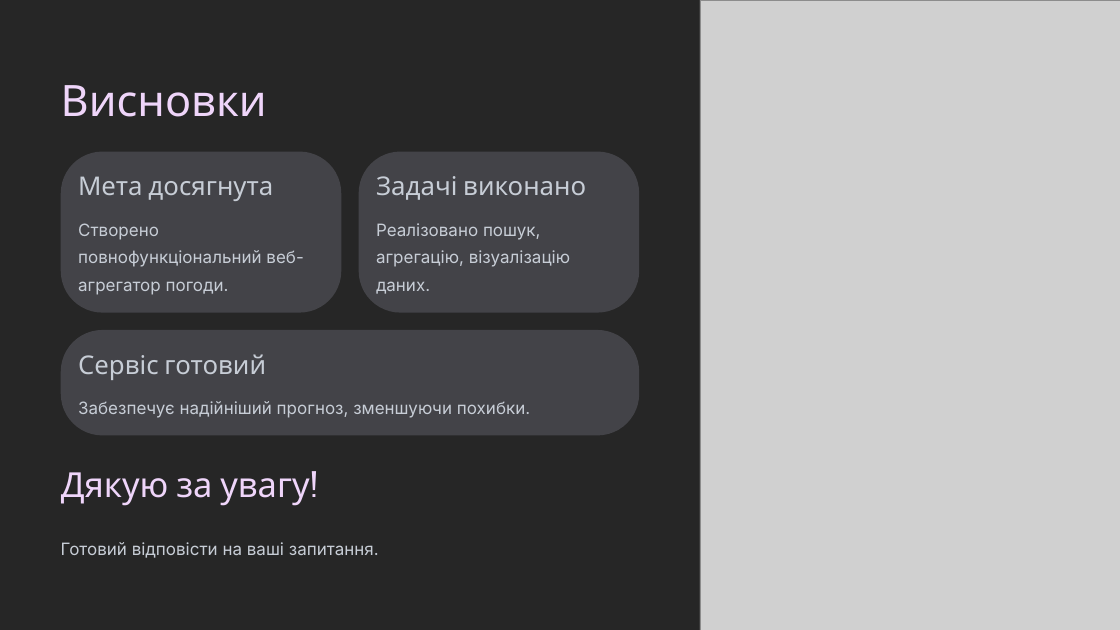
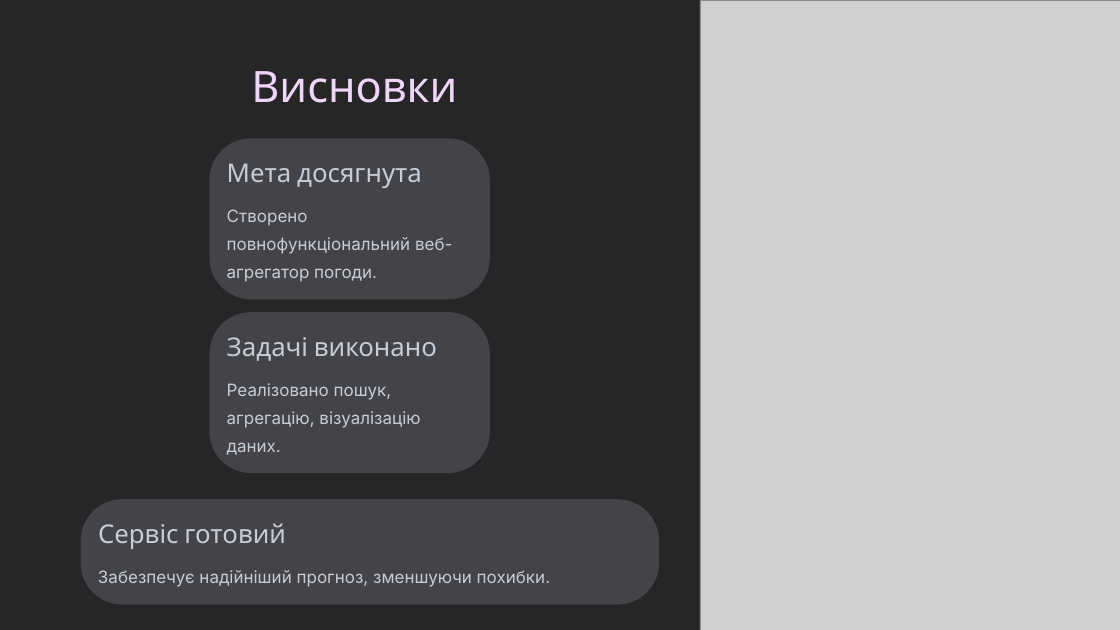
Before and after one commit to IlyaViz/weather-aggregator, a slide deck: slide 11 of docs/Презентація.pptx. Drawn at 1120x630 pixels with LibreOffice and Linux fonts; fonts in the diff are those of the drawing; grey boxes stand for pictures. Boxes give left, top, right and bottom in pixels: in the first picture for what was removed or moved away, otherwise in the second. Text is boxed around its words. In the diff, an @@ line names an element or a change of style, - is before the commit and + after.

```diff
--- a/docs/Презентація.pptx
+++ b/docs/Презентація.pptx
@@ text "Висновки": place and size @@
-text "Висновки" at (61, 85, 267, 117)
+text "Висновки" at (251, 71, 457, 103)
@@ 2 texts, 1 rounded rectangle: place and size @@
-2 texts, 1 rounded rectangle at (61, 152, 342, 313)
+2 texts, 1 rounded rectangle at (209, 139, 490, 300)
@@ 2 texts, 1 rounded rectangle: place and size @@
-2 texts, 1 rounded rectangle at (358, 152, 639, 313)
+2 texts, 1 rounded rectangle at (209, 312, 490, 473)
@@ text removed at (61, 472, 309, 506) @@
-Дякую за увагу!
@@ 2 texts, 1 rounded rectangle: place and size @@
-2 texts, 1 rounded rectangle at (61, 330, 639, 435)
+2 texts, 1 rounded rectangle at (80, 499, 659, 605)
@@ text removed at (61, 542, 379, 558) @@
-Готовий відповісти на ваші запитання.
```
Also in this commit, not shown: 2 other slides changed.
